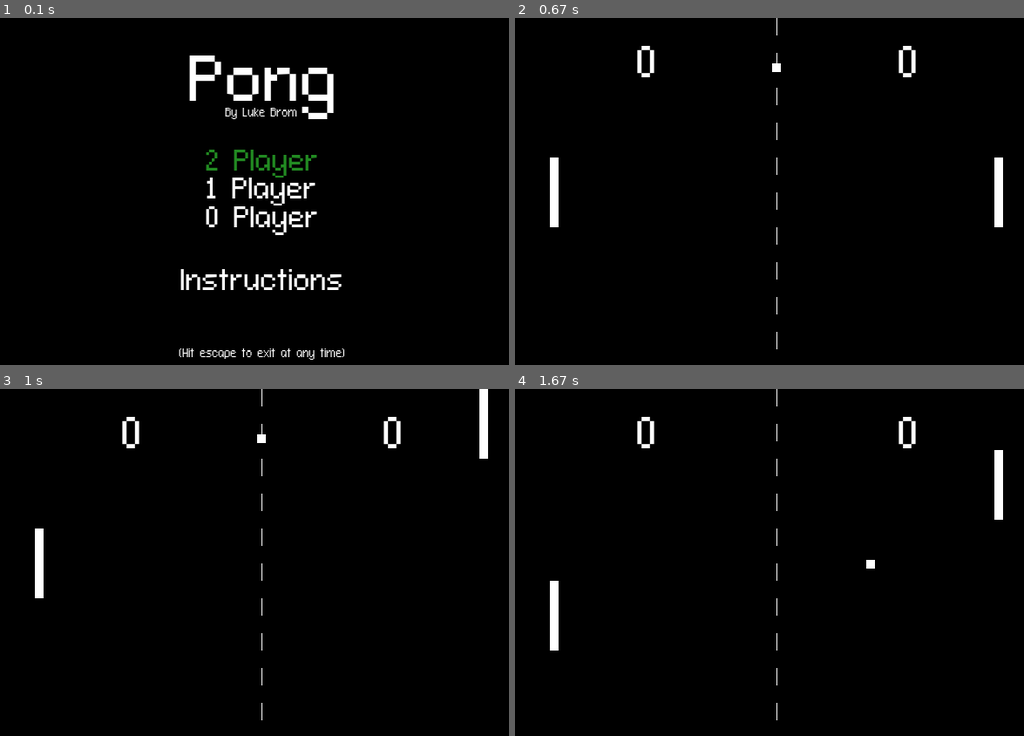
Above: before the commit, frames 1-4 (two rows, left to right).
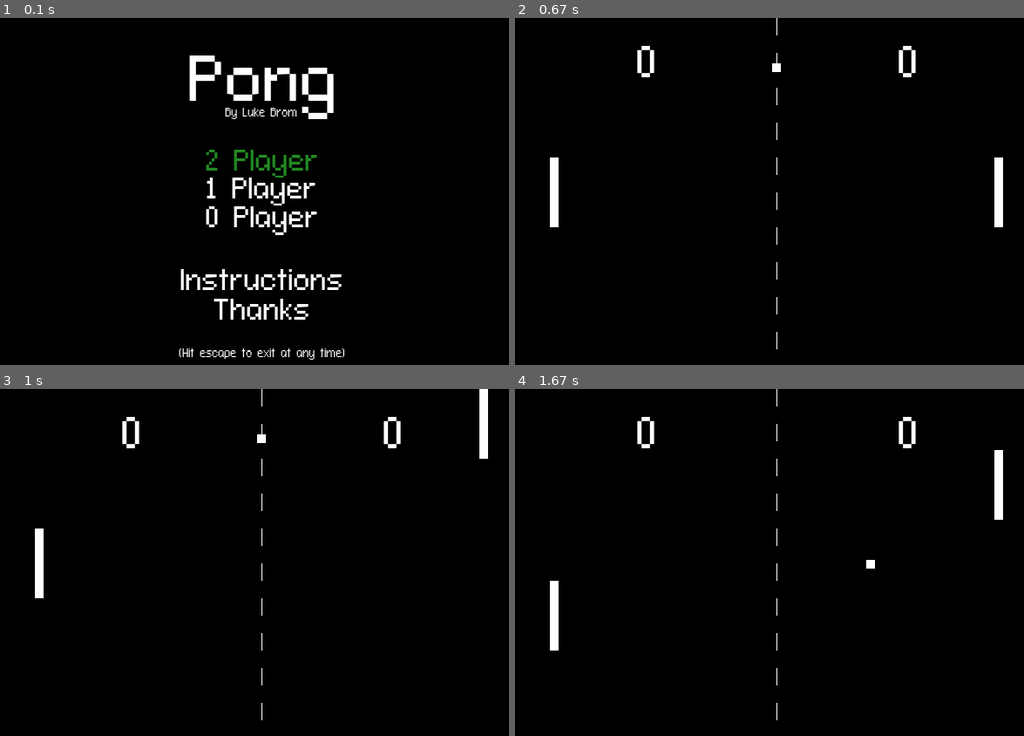
Above: after the commit, the same moments.

Repository: bromlu/Pygame-Pong
Game: pygame game, started from pong.py
Same seed, same stepped clock (60 frames per second), same inputs: the game is played once before the commit and once after it.
Inputs:
- Up to frame 1 (0.1 s): no input
- Up to frame 2 (0.67 s): tap Enter at 0.33 s
- Up to frame 3 (1 s): hold Up from 0.67 s (still down)
- Up to frame 4 (1.67 s): release Up at 1.13 s; hold Down 1.17-1.47 s; hold S 1.17-1.47 s; hold Up from 1.5 s (still down); hold W from 1.5 s (still down)

The runs differ from the first frame. In frame 1, 0.5% of the frame differs, in the area x 41-61%, y 80-87%; in frame 2, nothing differs; in frame 3, nothing differs; in frame 4, nothing differs.

Commit message:
Add special thanks screen for assets

Diff:
--- a/states.py
+++ b/states.py
@@ -131,6 +131,13 @@
                 "y": self.height/4 * 3,
                 "state": Instruction(self.width, self.height)
             },
+            {
+                "text": "Thanks",
+                "text_index": 7,
+                "x": self.width/2,
+                "y": self.height/4 * 3 + 34,
+                "state": Thanks(self.width, self.height)
+            },
         ]
 
         self.text = [
@@ -262,3 +269,28 @@
             return Endgame(self.width, self.height, self.message)
 
         return self
+
+class Thanks:
+    def __init__(self, width, height):
+        self.width = width
+        self.height = height
+
+        self.text = [
+            Text(self.width/2, self.height/5, "Special Thanks", 72),
+            Text(self.width/2, self.height/5 + 50, "(Hit backspace or delete to return to menu)", 12),
+            Text(self.width/2, self.height/2 - 26, "To dl-sounds and Subspace Audio for their", 16),
+            Text(self.width/2, self.height/2 - 10, "awesome public domain music and effects!", 16),
+            Text(self.width/2, self.height/2 + 10, "Also thanks to Dr. Denning and Edric Lamar", 16),
+            Text(self.width/2, self.height/2 + 26, "For all of the things they taught me", 16),
+            Text(self.width/2, self.height - 14, "(Hit escape to exit at any time)", 12)
+        ]
+
+    def update(self, keys_pressed, surface):
+        if pygame.K_DELETE in keys_pressed or pygame.K_BACKSPACE in keys_pressed:
+            MENU_SELECT.play()
+            return Menu(self.width, self.height)
+
+        for text in self.text:
+            text.draw(surface)
+
+        return self
